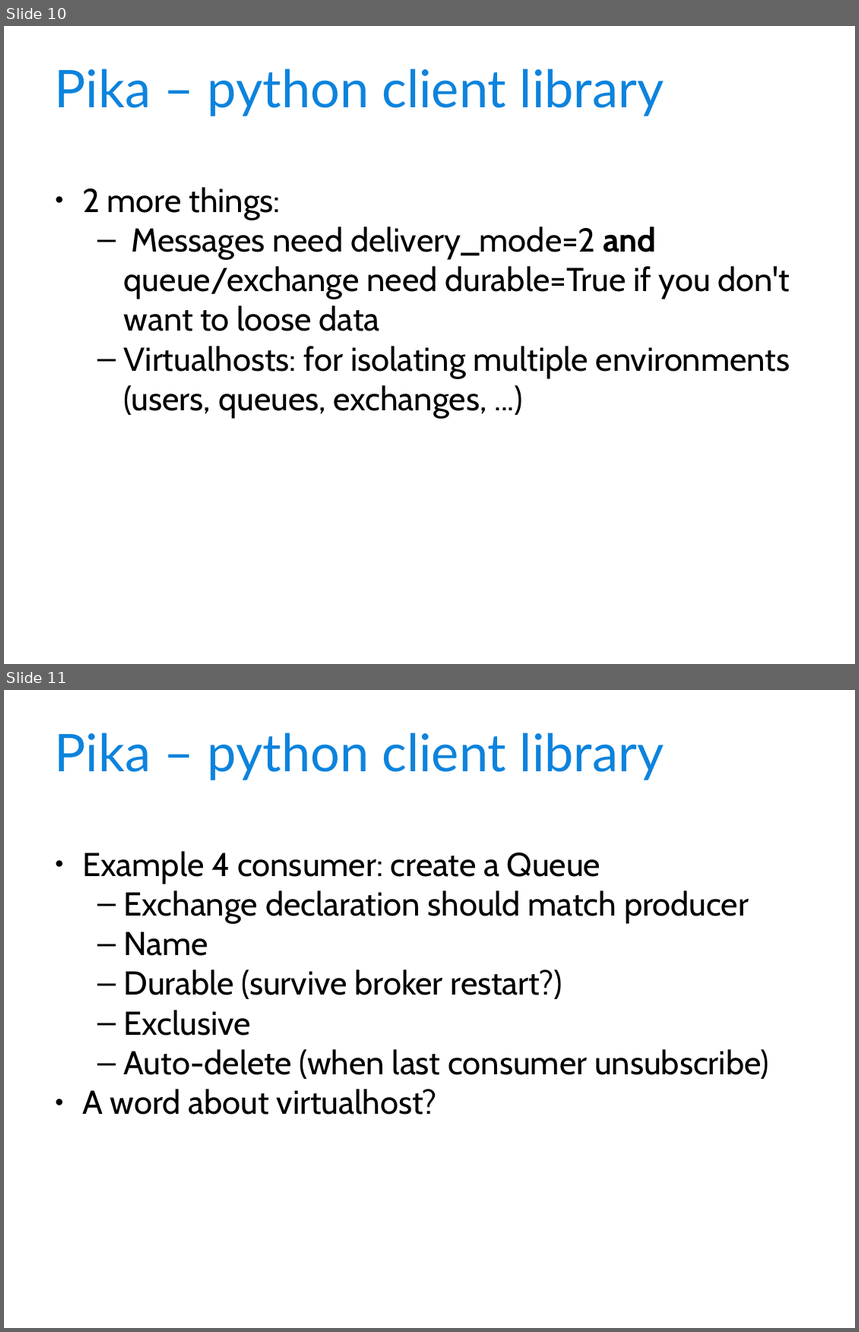
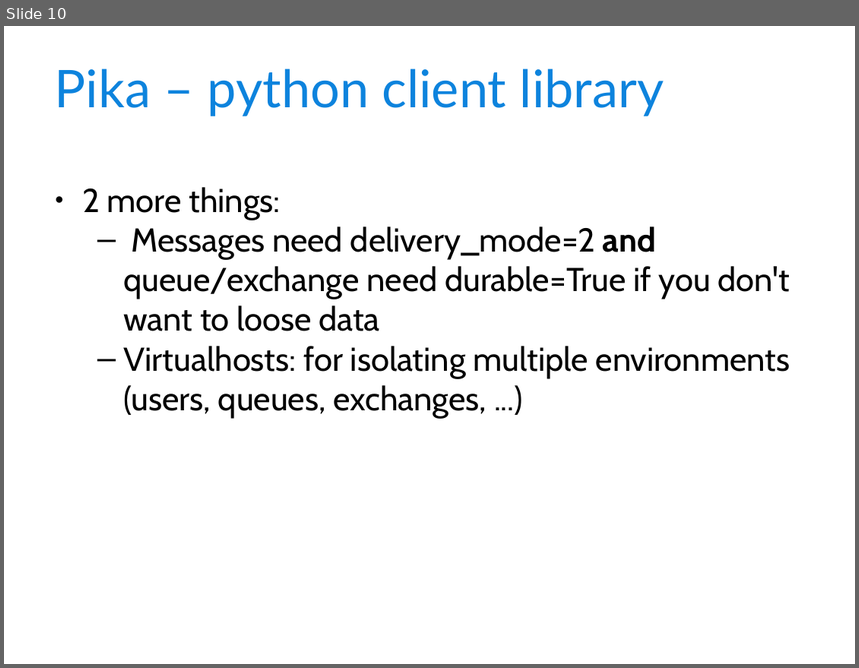
Before and after one commit to djoume/django-toronto, a slide deck: RabbitMQ - Introduction.ppt. Shown one above the other, each under a label of ours: slides 10 and 11 before the commit, slide 10 after it. The pictures are 859x1332 and 859x668 pixels, drawn with LibreOffice and Linux fonts; fonts in the diff are those of the drawing; background and template pictures are left out. Boxes give left, top, right and bottom in pixels: in the first picture for what was removed or moved away, otherwise in the second. Text is boxed around its words. In the diff, an @@ line names an element or a change of style, - is before the commit and + after.

```diff
--- a/RabbitMQ - Introduction.ppt
+++ b/RabbitMQ - Introduction.ppt
@@ slide 11 removed at (4, 690, 855, 1328), background picture (left out) @@
@@ text removed at (55, 733, 664, 780) @@
-Pika – python client library
@@ text removed at (82, 851, 769, 1115) @@
-● Example 4 consumer: create a Queue
-  – Exchange declaration should match producer
-  – Name
-  – Durable (survive broker restart?)
-  – Exclusive
-  – Auto-delete (when last consumer unsubscribe)
-● A word about virtualhost?
```
Also in this commit, not shown: 1 slide changed, 1 slide added, 1 other file.
